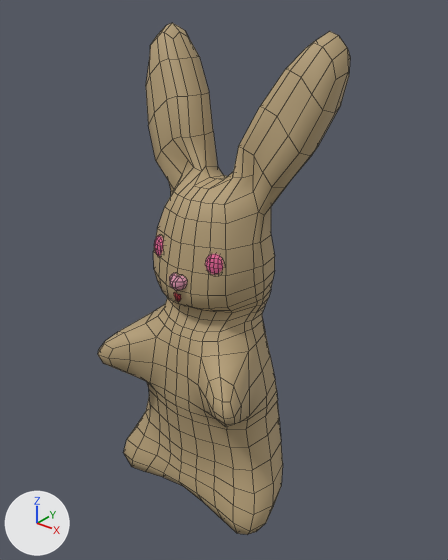
A saved change to the FBX model Assets/Models/PROTO_GirlsRoom/Bunny.fbx.
Rendered twice from a 50 mm camera at (1.0, -2.342, 3.396) aimed at (-0.387, -0.608, 2.321). The axes (+X, +Y, +Z) are drawn at lower left. The lights are the same throughout. Mesh edges are drawn as thin lines. Where no turn or scale is listed for an object, it has been applied to the vertices.
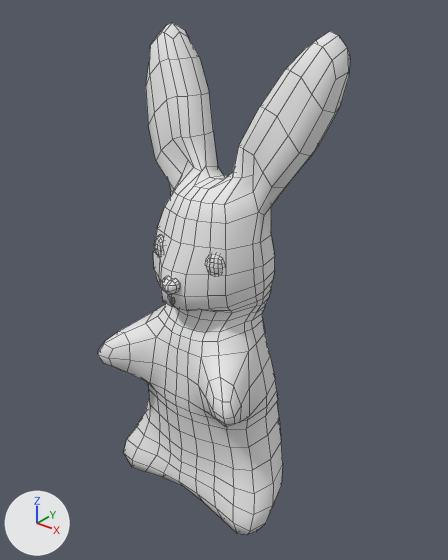
Changed parts and their boxes (x1, y1, x2, y2) in the pictures (448 x 560 px; the box of a moved part takes in the faces that stretch with it):
'Cube', reshaped, recoloured
    both: (98, 23, 350, 534)
part 1 of me_cube, moved or reshaped
    before: (174, 293, 181, 301)
    after: (168, 296, 175, 305)
part 2 of me_cube, moved or reshaped
    before: (170, 273, 187, 291)
    after: (162, 276, 180, 295)
part 3 of me_cube, moved or reshaped
    both: (159, 234, 213, 311)
part 4 of me_cube, recoloured
    both: (98, 23, 350, 534)
part 5 of me_cube, recoloured (pink to white)
    both: (154, 235, 223, 275)

Patch to the scene script:
```diff
--- a/Assets/Models/PROTO_GirlsRoom/Bunny.fbx.py
+++ b/Assets/Models/PROTO_GirlsRoom/Bunny.fbx.py
@@ mat_bunny @@
+mat_bunny = principled_material('Bunny')
+mat_bunny.base_color = (0.8, 0.8, 0.8)  # white #e7e7e7
+mat_bunny.roughness = 0.69
@@ me_cube @@
 me_cube.from_pydata(...)  # 794 vertices, 760 faces; spans x -0.43..0.43, y -0.31..0.33, z -0.92..1.0
 # used by ob_cube; location = (-0.423, -0.669, 2.248)
 # before: 169 (0.06, -0.17, 0.11) at pixel (190, 293), 247 (-0.06, -0.17, 0.11) at pixel (166, 284), 348 (0.06, -0.15, 0.19) at pixel (192, 271), 357 (0.0, -0.18, 0.11) at pixel (176, 290), 492 (0.06, -0.16, 0.05) at pixel (191, 307)
 # before: 517 (-0.06, -0.15, 0.19) at pixel (167, 263), 635 (-0.06, -0.16, 0.05) at pixel (168, 298), 721 (0.0, -0.16, 0.19) at pixel (177, 268), 790 (0.0, -0.17, 0.05) at pixel (178, 303)
-me_cube.materials.append(mat_bunnymouth)  # red #d63643
-me_cube.materials.append(mat_bunnynose)  # pink #d690a9
+# me_cube part 1: the loose piece of 20 vertices spanning x -0.01..0.02, y -0.18..-0.17, z 0.06..0.09 is moved by (0.0, -0.03, 0.0)
+# me_cube part 2: the loose piece of 34 vertices spanning x -0.03..0.04, y -0.2..-0.16, z 0.11..0.17 is moved by (0.0, -0.04, 0.0)
+# me_cube part 3
+for i in [169, 247, 348, 357, 492, 517, 635, 721, 790]: me_cube.vertices[i].co += Vector((0.0, -0.03, 0.0))
+# me_cube part 4: all 624 faces that had it switch from mat_bunnyfur (beige #b49e77) to mat_bunny (white #e7e7e7)
+# me_cube part 5: all 96 faces that had it switch from mat_bunnyeye (pink #e76497) to mat_bunny (white #e7e7e7)
```
